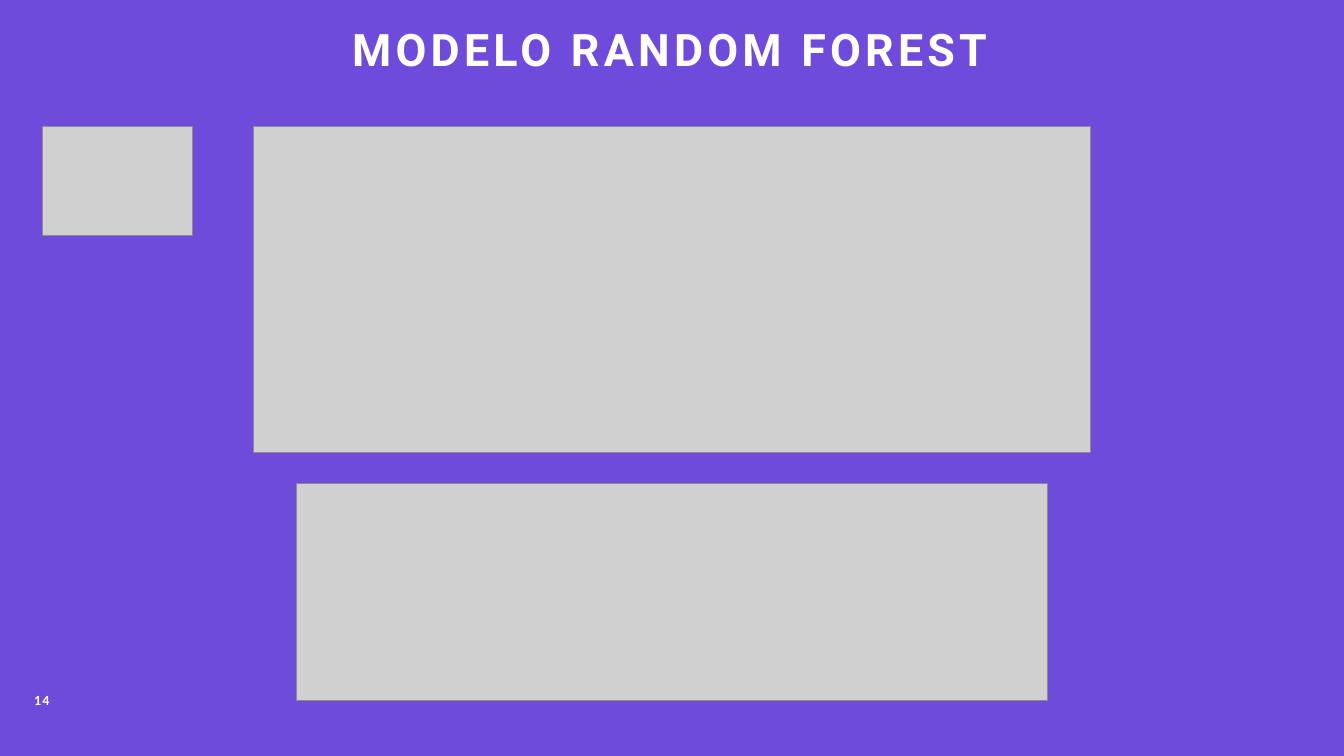
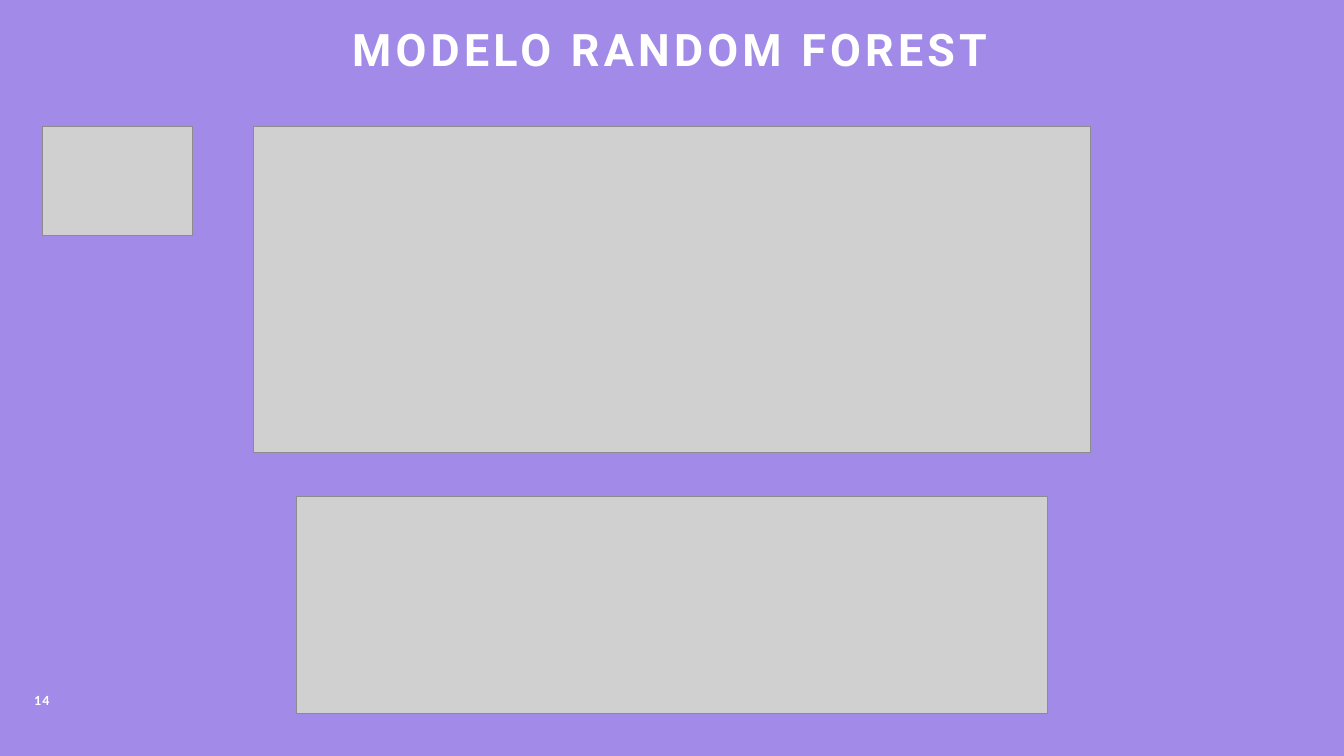
Before and after one commit to javiergonzalez08/Modelos_Predictivos, a slide deck: slide 14 of PGN - Informe Estadístico de Delitos de Robo.pptx. Drawn at 1344x756 pixels with LibreOffice and Linux fonts; fonts in the diff are those of the drawing; grey boxes stand for pictures. Boxes give left, top, right and bottom in pixels: in the first picture for what was removed or moved away, otherwise in the second. Text is boxed around its words. In the diff, an @@ line names an element or a change of style, - is before the commit and + after.

```diff
--- a/PGN - Informe Estadístico de Delitos de Robo.pptx
+++ b/PGN - Informe Estadístico de Delitos de Robo.pptx
@@ background #6F4BDC to #6F4BDC at 64% opacity @@
@@ picture moved from (x1=296, y1=484, x2=1048, y2=702) to (x1=296, y1=496, x2=1048, y2=714) @@
```
Also in this commit, not shown: 6 other slides changed.
